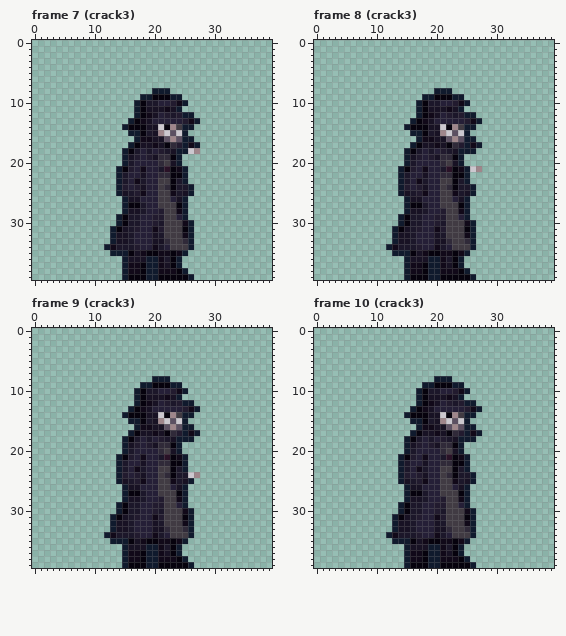
Pixel-art file, stored at Assets/Animations/Story/Scene_KetThuc/Villain_MaskBreak.aseprite. This is how it looked before the edit.
40x40 pixels, 25 frames. Colours within 5 levels of each other are drawn and written as one. Shown: frame 7 (crack3), frame 8 (crack3), frame 9 (crack3), frame 10 (crack3). The commit also changed other frames, which this record leaves out.
New version:
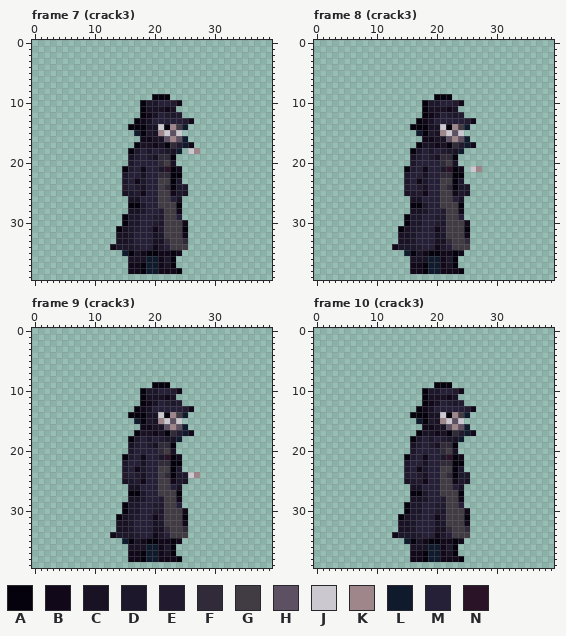
Palette (. is transparent): A #06020d  B #110919  C #181224  D #1c172a  E #221b2f  F #302a39  G #413b43  H #5c5062  J #ccc8cf  K #9f868b  L #101a2d  M #251f37  N #2a1227
Changes in this commit:
--- frame 7 (crack3), layer "Villain"
@@ x 10..29 @@
  7 ....................
- 8 ..........LLL.......
- 9 ........LLAAALL.....
-10 .......LADDMMEBL....
-11 .......LACCCBCL.....
-12 .......LABCMEDELL...
-13 ......LABCMMMMMEBL..
-14 .....LAAACCJAKGLL...
-15 ......LLADCKJHJL....
-16 .......LBBCCHKHLL...
-17 ......LACCBCAFELBL..
-18 .....LADMDMEDCLLJK..
-19 .....LCEMECFFAL.....
-20 .....LDMMMMFGCL.....
-21 ....LAEMBMMDNABL....
-22 ....LDMMCMMFFAAL....
-23 ....LDMBDMMGGADL....
-24 ....LEMECMMGFADDL...
-25 ....LCDEBMMGGBDCL...
-26 .....LCCMMMGGMCL....
-27 .....LAADMMGGGAL....
-28 .....LCCDMMEGGBL....
-29 ....LADDMMEEGGML....
-30 ....LADDMMEDGGGBL...
-31 ...LACDEMMBEGGGAL...
-32 ...LCCDMMMCDGGGBL...
-33 ...LCCDMMMCCFGGFL...
-34 ..LBDDDEMMBDMGGGL...
-35 ...LLLACBAABBABL....
-36 .....LCCCLLBDAL.....
-37 .....LBBALLBCAL.....
-38 .....LBBALLBBBAL....
-39 .....LAAALLAAAAAL...
+ 8 ....................
+ 9 ..........AAA.......
+10 ........ADDMMEB.....
+11 ........ACCCBC......
+12 ........ABCMEDE.....
+13 .......ABCMMMMMEB...
+14 ......AAACCJAKGL....
+15 .......LADCKJHJ.....
+16 ........BBCCHKHL....
+17 .......ACCBCAFELB...
+18 ......ADMDMEDCL.JK..
+19 ......CEMECFFA......
+20 ......DMMMMFGC......
+21 .....AEMBMMDNAB.....
+22 .....DMMCMMFFAA.....
+23 .....DMBDMMGGAD.....
+24 .....EMECMMGFADD....
+25 .....CDEBMMGGBDC....
+26 ......CCMMMGGMC.....
+27 ......AADMMGGGA.....
+28 ......CCDMMEGGB.....
+29 .....ADDMMEEGGM.....
+30 .....ADDMMEDGGGB....
+31 ....ACDEMMBEGGGA....
+32 ....CCDMMMCDGGGB....
+33 ....CCDMMMCCFGGF....
+34 ...BDDDEMMBDMGGG....
+35 .....LACBAABBAB.....
+36 ......CCCLLBDA......
+37 ......BBALLBCA......
+38 ......BBALLBBBA.....
+39 ....................
--- frame 8 (crack3), layer "Villain"
@@ x 10..29 @@
  7 ....................
- 8 ..........LLL.......
- 9 ........LLAAALL.....
-10 .......LADDMMEBL....
-11 .......LACCCBCL.....
-12 .......LABCMEDELL...
-13 ......LABCMMMMMEBL..
-14 .....LAAACCJAKGLL...
-15 ......LLADCKJHJL....
-16 .......LBBCCHKHLL...
-17 ......LACCBCAFELBL..
-18 .....LADMDMEDCLLL...
-19 .....LCEMECFFAL.....
-20 .....LDMMMMFGCL.....
-21 ....LAEMBMMDNABLJK..
-22 ....LDMMCMMFFAAL....
-23 ....LDMBDMMGGADL....
-24 ....LEMECMMGFADDL...
-25 ....LCDEBMMGGBDCL...
-26 .....LCCMMMGGMCL....
-27 .....LAADMMGGGAL....
-28 .....LCCDMMEGGBL....
-29 ....LADDMMEEGGML....
-30 ....LADDMMEDGGGBL...
-31 ...LACDEMMBEGGGAL...
-32 ...LCCDMMMCDGGGBL...
-33 ...LCCDMMMCCFGGFL...
-34 ..LBDDDEMMBDMGGGL...
-35 ...LLLACBAABBABL....
-36 .....LCCCLLBDAL.....
-37 .....LBBALLBCAL.....
-38 .....LBBALLBBBAL....
-39 .....LAAALLAAAAAL...
+ 8 ....................
+ 9 ..........AAA.......
+10 ........ADDMMEB.....
+11 ........ACCCBC......
+12 ........ABCMEDE.....
+13 .......ABCMMMMMEB...
+14 ......AAACCJAKGL....
+15 .......LADCKJHJ.....
+16 ........BBCCHKHL....
+17 .......ACCBCAFELB...
+18 ......ADMDMEDCL.....
+19 ......CEMECFFA......
+20 ......DMMMMFGC......
+21 .....AEMBMMDNAB.JK..
+22 .....DMMCMMFFAA.....
+23 .....DMBDMMGGAD.....
+24 .....EMECMMGFADD....
+25 .....CDEBMMGGBDC....
+26 ......CCMMMGGMC.....
+27 ......AADMMGGGA.....
+28 ......CCDMMEGGB.....
+29 .....ADDMMEEGGM.....
+30 .....ADDMMEDGGGB....
+31 ....ACDEMMBEGGGA....
+32 ....CCDMMMCDGGGB....
+33 ....CCDMMMCCFGGF....
+34 ...BDDDEMMBDMGGG....
+35 .....LACBAABBAB.....
+36 ......CCCLLBDA......
+37 ......BBALLBCA......
+38 ......BBALLBBBA.....
+39 ....................
--- frame 9 (crack3), layer "Villain"
@@ x 10..29 @@
  7 ....................
- 8 ..........LLL.......
- 9 ........LLAAALL.....
-10 .......LADDMMEBL....
-11 .......LACCCBCL.....
-12 .......LABCMEDELL...
-13 ......LABCMMMMMEBL..
-14 .....LAAACCJAKGLL...
-15 ......LLADCKJHJL....
-16 .......LBBCCHKHLL...
-17 ......LACCBCAFELBL..
-18 .....LADMDMEDCLLL...
-19 .....LCEMECFFAL.....
-20 .....LDMMMMFGCL.....
-21 ....LAEMBMMDNABL....
-22 ....LDMMCMMFFAAL....
-23 ....LDMBDMMGGADL....
-24 ....LEMECMMGFADDJK..
-25 ....LCDEBMMGGBDCL...
-26 .....LCCMMMGGMCL....
-27 .....LAADMMGGGAL....
-28 .....LCCDMMEGGBL....
-29 ....LADDMMEEGGML....
-30 ....LADDMMEDGGGBL...
-31 ...LACDEMMBEGGGAL...
-32 ...LCCDMMMCDGGGBL...
-33 ...LCCDMMMCCFGGFL...
-34 ..LBDDDEMMBDMGGGL...
-35 ...LLLACBAABBABL....
-36 .....LCCCLLBDAL.....
-37 .....LBBALLBCAL.....
-38 .....LBBALLBBBAL....
-39 .....LAAALLAAAAAL...
+ 8 ....................
+ 9 ..........AAA.......
+10 ........ADDMMEB.....
+11 ........ACCCBC......
+12 ........ABCMEDE.....
+13 .......ABCMMMMMEB...
+14 ......AAACCJAKGL....
+15 .......LADCKJHJ.....
+16 ........BBCCHKHL....
+17 .......ACCBCAFELB...
+18 ......ADMDMEDCL.....
+19 ......CEMECFFA......
+20 ......DMMMMFGC......
+21 .....AEMBMMDNAB.....
+22 .....DMMCMMFFAA.....
+23 .....DMBDMMGGAD.....
+24 .....EMECMMGFADDJK..
+25 .....CDEBMMGGBDC....
+26 ......CCMMMGGMC.....
+27 ......AADMMGGGA.....
+28 ......CCDMMEGGB.....
+29 .....ADDMMEEGGM.....
+30 .....ADDMMEDGGGB....
+31 ....ACDEMMBEGGGA....
+32 ....CCDMMMCDGGGB....
+33 ....CCDMMMCCFGGF....
+34 ...BDDDEMMBDMGGG....
+35 .....LACBAABBAB.....
+36 ......CCCLLBDA......
+37 ......BBALLBCA......
+38 ......BBALLBBBA.....
+39 ....................
--- frame 10 (crack3), layer "Villain"
@@ x 10..29 @@
  7 ....................
- 8 ..........LLL.......
- 9 ........LLAAALL.....
-10 .......LADDMMEBL....
-11 .......LACCCBCL.....
-12 .......LABCMEDELL...
-13 ......LABCMMMMMEBL..
-14 .....LAAACCJAKGLL...
-15 ......LLADCKJHJL....
-16 .......LBBCCHKHLL...
-17 ......LACCBCAFELBL..
-18 .....LADMDMEDCLLL...
-19 .....LCEMECFFAL.....
-20 .....LDMMMMFGCL.....
-21 ....LAEMBMMDNABL....
-22 ....LDMMCMMFFAAL....
-23 ....LDMBDMMGGADL....
-24 ....LEMECMMGFADDL...
-25 ....LCDEBMMGGBDCL...
-26 .....LCCMMMGGMCL....
-27 .....LAADMMGGGAL....
-28 .....LCCDMMEGGBL....
-29 ....LADDMMEEGGML....
-30 ....LADDMMEDGGGBL...
-31 ...LACDEMMBEGGGAL...
-32 ...LCCDMMMCDGGGBL...
-33 ...LCCDMMMCCFGGFL...
-34 ..LBDDDEMMBDMGGGL...
-35 ...LLLACBAABBABL....
-36 .....LCCCLLBDAL.....
-37 .....LBBALLBCAL.....
-38 .....LBBALLBBBAL....
-39 .....LAAALLAAAAAL...
+ 8 ....................
+ 9 ..........AAA.......
+10 ........ADDMMEB.....
+11 ........ACCCBC......
+12 ........ABCMEDE.....
+13 .......ABCMMMMMEB...
+14 ......AAACCJAKGL....
+15 .......LADCKJHJ.....
+16 ........BBCCHKHL....
+17 .......ACCBCAFELB...
+18 ......ADMDMEDCL.....
+19 ......CEMECFFA......
+20 ......DMMMMFGC......
+21 .....AEMBMMDNAB.....
+22 .....DMMCMMFFAA.....
+23 .....DMBDMMGGAD.....
+24 .....EMECMMGFADD....
+25 .....CDEBMMGGBDC....
+26 ......CCMMMGGMC.....
+27 ......AADMMGGGA.....
+28 ......CCDMMEGGB.....
+29 .....ADDMMEEGGM.....
+30 .....ADDMMEDGGGB....
+31 ....ACDEMMBEGGGA....
+32 ....CCDMMMCDGGGB....
+33 ....CCDMMMCCFGGF....
+34 ...BDDDEMMBDMGGG....
+35 .....LACBAABBAB.....
+36 ......CCCLLBDA......
+37 ......BBALLBCA......
+38 ......BBALLBBBA.....
+39 ....................
Changed places in both pictures, as pixel boxes (x1, y1, x2, y2):
erased: (104, 88, 200, 280)
erased: (386, 88, 482, 280)
erased: (104, 376, 200, 568)
erased: (386, 376, 482, 568)
